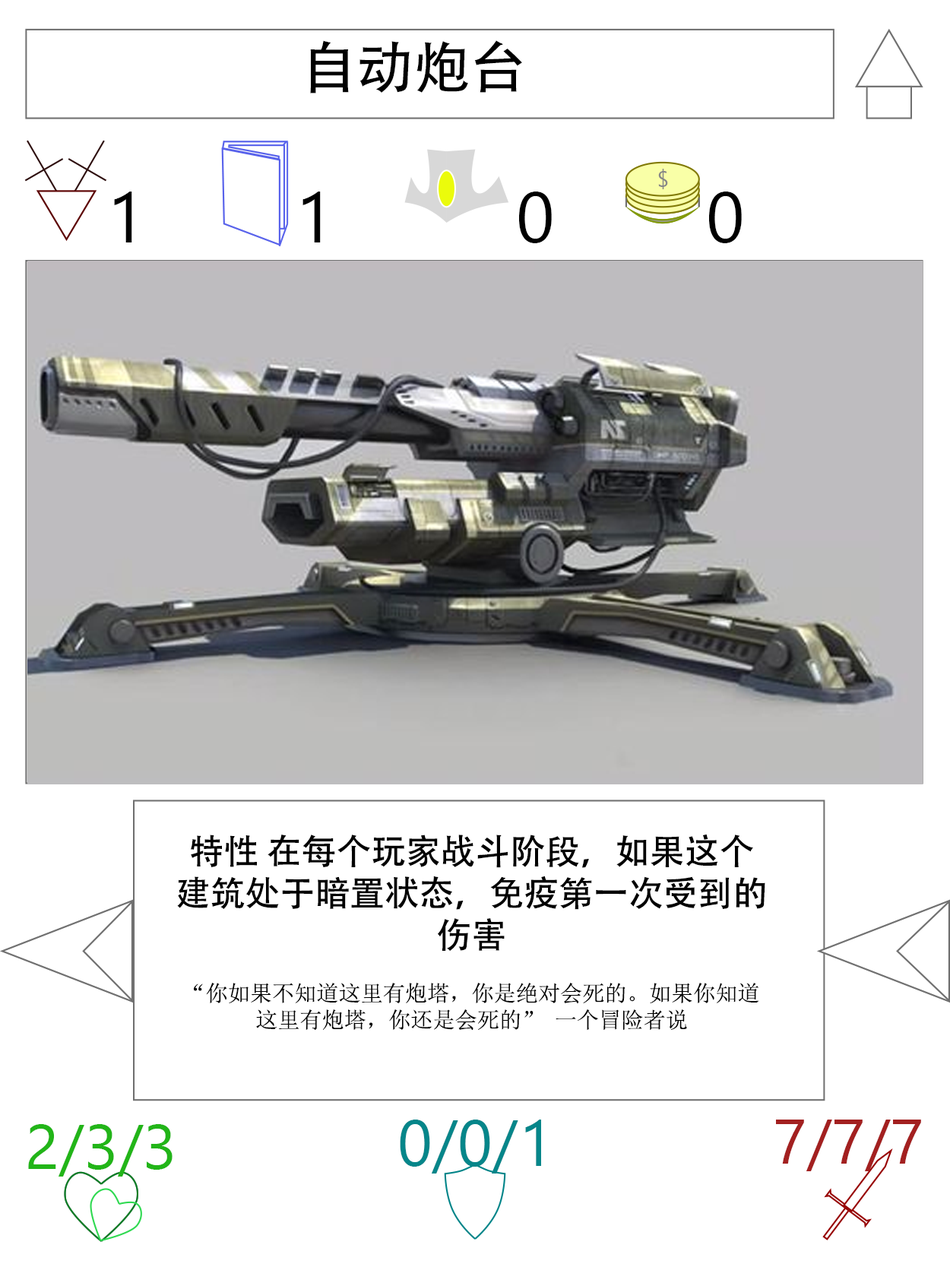
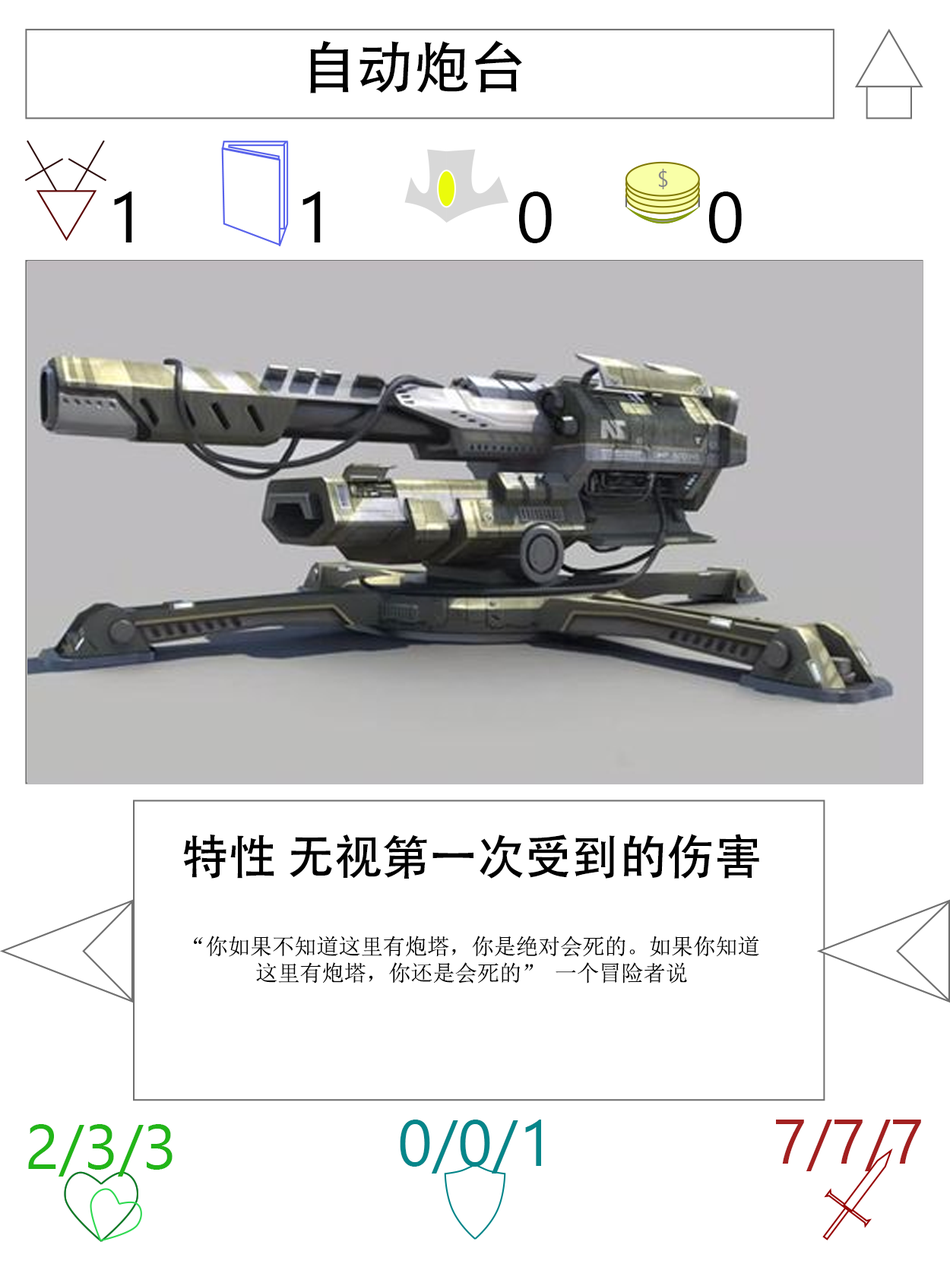
Revision of a layered 950 × 1267 image; what changed, layer by layer:
painted on "descrpition" over (x1=177, y1=833, x2=766, y2=1031)
